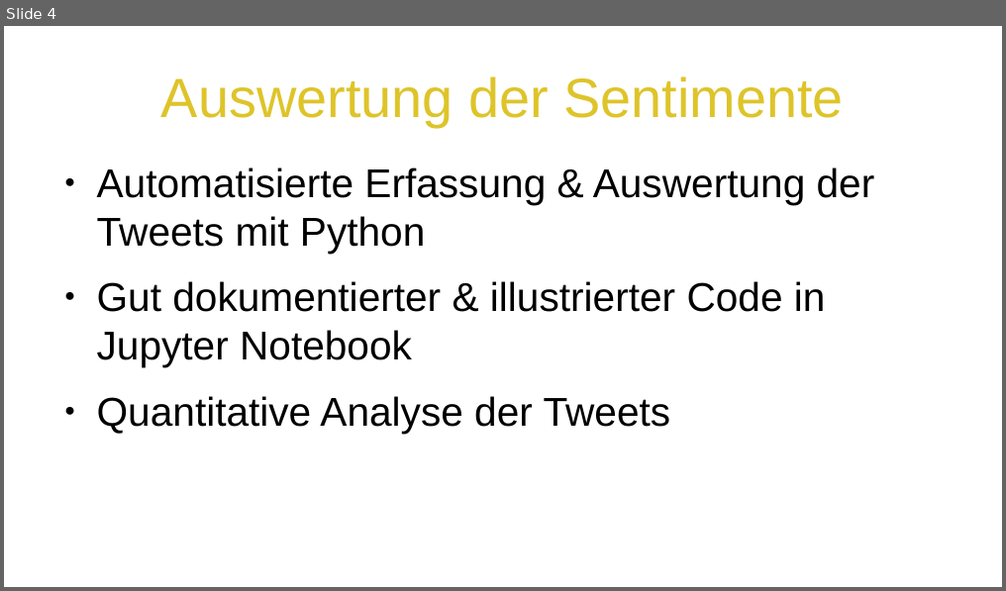
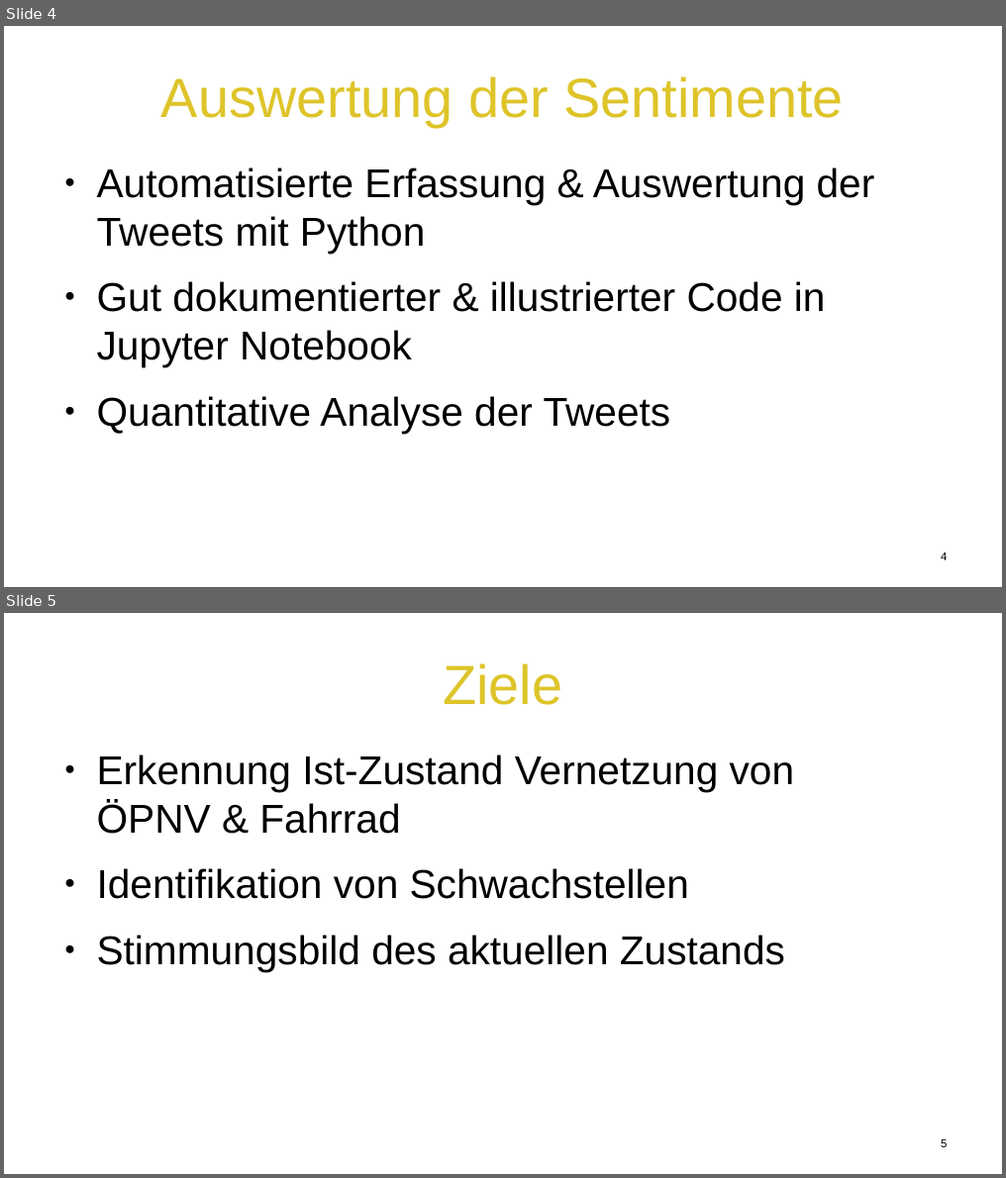
Before and after one commit to ohneBohne/Data_Challenges, a slide deck: EVP.odp. Shown one above the other, each under a label of ours: slide 4 before the commit, slides 4 and 5 after it. The pictures are 1006x591 and 1006x1178 pixels, drawn with LibreOffice and Linux fonts; fonts in the diff are those of the drawing; background and template pictures are left out. Boxes give left, top, right and bottom in pixels: in the first picture for what was removed or moved away, otherwise in the second. Text is boxed around its words. In the diff, an @@ line names an element or a change of style, - is before the commit and + after.

```diff
--- a/EVP.odp
+++ b/EVP.odp
@@ slide 5 added at (4, 613, 1002, 1174), background picture (left out) @@
@@ title added at (443, 663, 562, 705), 44 pt, text #DEC429 @@
+Ziele
@@ text added at (97, 755, 795, 972), 32 pt, text #000000 @@
+● Erkennung Ist-Zustand Vernetzung von
+  ÖPNV & Fahrrad
+● Identifikation von Schwachstellen
+● Stimmungsbild des aktuellen Zustands
@@ page number added at (941, 1140, 946, 1148), 9 pt, text #000000 @@
+5
@@ slide 4 changed as well @@
@@ page number added at (941, 553, 946, 561), 9 pt, text #000000 @@
+4
```
Also in this commit, not shown: 3 other slides changed, 1 other slide added, 1 slide removed, 1 other file.
